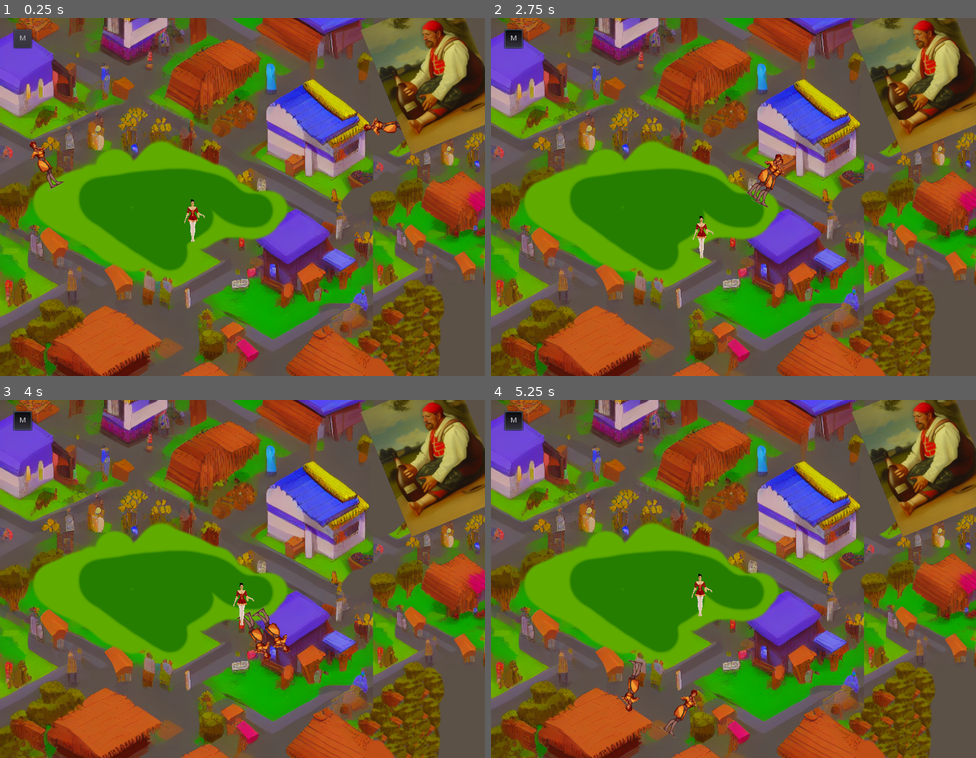
Above: before the commit, frames 1-4 (two rows, left to right).
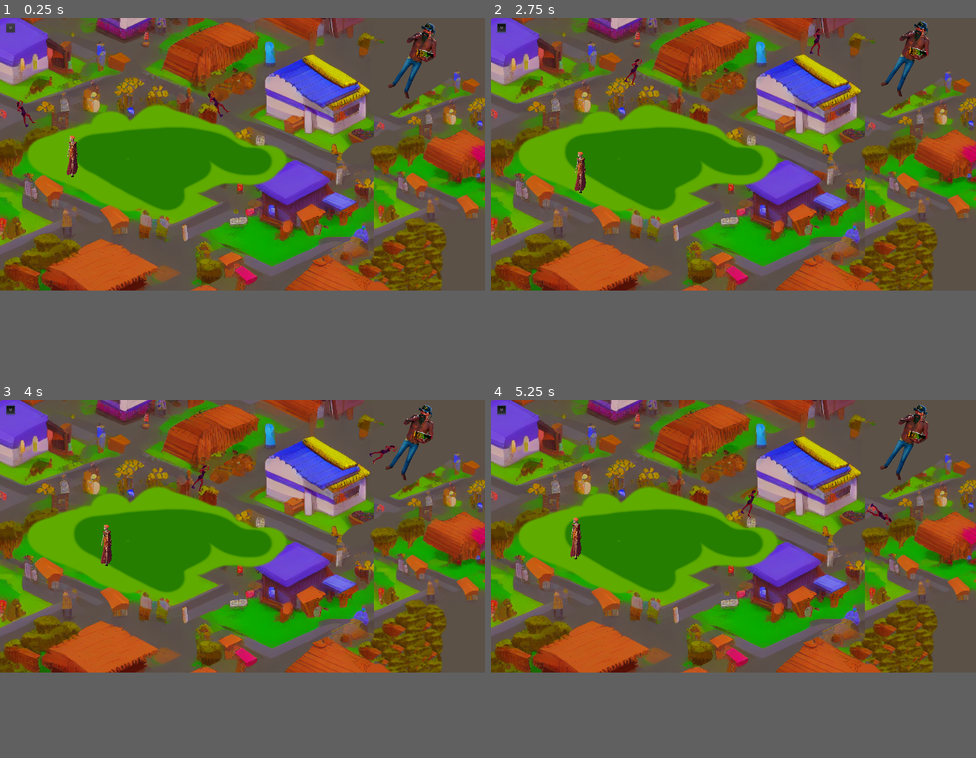
Above: after the commit, the same moments.

Repository: idoadler/LaDiablesse
Game: Godot game, scene res://Main.tscn
Two runs of this game, one before a commit and one after it. Both use one fixed random seed, a clock stepped at 60 frames per second and the inputs below. Sound files missing from this copy of the repository are replaced by a short silence.
Inputs:
- Up to frame 1 (0.25 s): no input
- Up to frame 2 (2.75 s): click "M" at 0.5 s; hold Right (ui_right) 1.28-2.03 s; hold Down (ui_down) from 2.03 s (still down)
- Up to frame 3 (4 s): release Down (ui_down) at 2.78 s; hold Right (ui_right) 2.78-3.53 s; hold Up (ui_up) from 3.53 s (still down)
- Up to frame 4 (5.25 s): release Up (ui_up) at 4.28 s; hold Left (ui_left) from 4.28 s (still down)
In our replay, the window is 800x591 before the commit and 800x450 after it. These sizes can differ from the game's own. Grey fills any space a smaller window leaves; there, only what the larger window draws over its background counts as a difference.

The runs differ from the first frame. In frame 1, 84% of the frame differs, in the area x 0-100%, y 0-100%; in frame 2, 84%; in frame 3, 83%; in frame 4, 84%.

Commit message:
add art

Diff:
--- a/Main.tscn
+++ b/Main.tscn
@@ -9,64 +9,70 @@
 
 [sub_resource type="Curve2D" id=1]
 _data = {
-"points": PoolVector2Array( 0, 0, 0, 0, 39, 301, 0, 0, 0, 0, 251, 185, 0, 0, 0, 0, 328, 201, 0, 0, 0, 0, 496, 293, 0, 0, 0, 0, 632, 358, 0, 0, 0, 0, 480, 467, 0, 0, 0, 0, 381, 538, 0, 0, 0, 0, 339, 576, 0, 0, 0, 0, 443, 648, 0, 0, 0, 0, 558, 629, 0, 0, 0, 0, 738, 523, 0, 0, 0, 0, 793, 494 )
+"points": PoolVector2Array( 0, 0, 0, 0, 39, 301, 0, 0, 0, 0, 456, 82, 0, 0, 0, 0, 786, 220, 0, 0, 0, 0, 1226, 410, 0, 0, 0, 0, 940, 630, 0, 0, 0, 0, 662, 720, 0, 0, 0, 0, 664, 868, 0, 0, 0, 0, 936, 974, 0, 0, 0, 0, 1100, 892, 0, 0, 0, 0, 1256, 788, 0, 0, 0, 0, 1372, 756, 0, 0, 0, 0, 1724, 640 )
 }
 
 [sub_resource type="Curve2D" id=2]
 _data = {
-"points": PoolVector2Array( 0, 0, 0, 0, 728, 272, 0, 0, 0, 0, 726, 188, 0, 0, 0, 0, 606, 98, 0, 0, 0, 0, 517, 136, 0, 0, 0, 0, 486, 171, 0, 0, 0, 0, 459, 279, 0, 0, 0, 0, 591, 373, 0, 0, 0, 0, 561, 420, 0, 0, 0, 0, 463, 472, 0, 0, 0, 0, 397, 528, 0, 0, 0, 0, 305, 569, 0, 0, 0, 0, 200, 550, 0, 0, 0, 0, 110, 470, 0, 0, 0, 0, 33, 420 )
+"points": PoolVector2Array( 0, 0, 0, 0, 826, 408, 0, 0, 0, 0, 969, 302, 0, 0, 0, 0, 1080, 176, 0, 0, 0, 0, 1226, 128, 0, 0, 0, 0, 1448, 171, 0, 0, 0, 0, 1554, 385, 0, 0, 0, 0, 1383, 637, 0, 0, 0, 0, 1015, 710, 0, 0, 0, 0, 866, 710, 0, 0, 0, 0, 919, 763, 0, 0, 0, 0, 702, 932, 0, 0, 0, 0, 367, 849, 0, 0, 0, 0, 138, 751, 0, 0, 0, 0, 33, 420 )
 }
 
 [node name="Node2D" type="Node2D"]
 
 [node name="Sprite" type="Sprite" parent="."]
-position = Vector2( 468.667, 345 )
-scale = Vector2( 1.17667, 1.17667 )
+position = Vector2( 973, 533 )
+scale = Vector2( 2.5, 2 )
 texture = ExtResource( 1 )
 
 [node name="StaticBody2D" type="StaticBody2D" parent="Sprite"]
 
 [node name="CollisionPolygon2D" type="CollisionPolygon2D" parent="Sprite/StaticBody2D"]
-polygon = PoolVector2Array( -393.2, -277.053, 377.619, -282.152, 370.82, 276.203, -390.651, 278.753, -393.2, -277.053, -427.195, -277.053, -421.246, 326.345, 448.157, 305.098, 421.812, -325.495, -436.543, -322.945, -427.195, -277.053 )
+polygon = PoolVector2Array( -382.4, -262.5, 369.2, -261.5, 369.2, 268, -387.2, 271, -386.8, -262.5, -427.195, -277.053, -421.246, 326.345, 448.157, 305.098, 421.812, -325.495, -436.543, -322.945, -427.195, -277.053 )
+
+[node name="Node2D" type="Node2D" parent="."]
+position = Vector2( 1630, 186 )
+rotation = 0.515589
+
+[node name="Target" parent="Node2D" instance=ExtResource( 3 )]
+position = Vector2( 0, 0 )
+scale = Vector2( 0.5, 0.5 )
 
 [node name="Path2D" type="Path2D" parent="."]
+position = Vector2( 27, 125 )
 curve = SubResource( 1 )
 
 [node name="MovingObstacle" parent="Path2D" instance=ExtResource( 2 )]
+rotation = -0.483585
 
 [node name="Path2D2" type="Path2D" parent="."]
 position = Vector2( 11, -16 )
 curve = SubResource( 2 )
 
 [node name="MovingObstacle" parent="Path2D2" instance=ExtResource( 2 )]
-position = Vector2( 728, 272 )
-rotation = -1.5946
-
-[node name="Target" parent="." instance=ExtResource( 3 )]
-position = Vector2( 821, 105 )
-rotation = -0.388459
-scale = Vector2( 0.5, 0.5 )
+position = Vector2( 826, 408 )
+rotation = -0.637876
 
 [node name="Woods" type="Area2D" parent="."]
 script = ExtResource( 5 )
 
 [node name="CollisionPolygon2D" type="CollisionPolygon2D" parent="Woods"]
-position = Vector2( 255, 271 )
+position = Vector2( 525.761, 387.867 )
+scale = Vector2( 1.94421, 1.91425 )
 polygon = PoolVector2Array( 44, -30, 185, 44, 270, 74, 235, 134, 176, 128, 118, 162, 138, 194, 87, 225, -10, 214, -178, 104, -169, 55, -89, 19, -58, 20, -51, -4, -25, -11, -6, 2, 27, -13 )
 
 [node name="Diablesse" parent="." instance=ExtResource( 4 )]
-position = Vector2( 369, 385 )
+position = Vector2( 287, 613 )
 
 [node name="Music" type="Node" parent="."]
 script = ExtResource( 6 )
 
-[node name="Ambience" type="AudioStreamPlayer2D" parent="Music"]
+[node name="Ambience" type="AudioStreamPlayer" parent="Music"]
 
-[node name="Grass" type="AudioStreamPlayer2D" parent="Music"]
+[node name="Grass" type="AudioStreamPlayer" parent="Music"]
 
-[node name="Road" type="AudioStreamPlayer2D" parent="Music"]
+[node name="Road" type="AudioStreamPlayer" parent="Music"]
 
-[node name="SFX" type="AudioStreamPlayer2D" parent="Music"]
+[node name="SFX" type="AudioStreamPlayer" parent="Music"]
 
 [node name="Button" type="Button" parent="Music"]
 margin_left = 25.0
--- a/Music.gd
+++ b/Music.gd
@@ -70,12 +70,10 @@
 		music_position = 0
 
 func set_master_volume(value):
-	print("volue: " + str(value))
 	AudioServer.set_bus_volume_db(AudioServer.get_bus_index("Master"), linear2db(value))
 
 
 func set_pause(button_pressed):
-	print("pause: " + str(button_pressed))
 	if button_pressed:
 		paused = true
 		music_position = ambience_player.get_playback_position()
@@ -91,11 +89,10 @@
 			road_player.play(music_position)
 
 func set_road_volume(value):
-	road_player.volume_db = linear2db(value)
+	road_player.volume_db = linear2db(clamp(value,0,1))
 
 func play_step():
 	if sfx_player.playing:
-		print("still playing, cancelled")
 		return
 	sfx_player.pitch_scale = rng.randf_range(0.5,2)
 	if on_grass:
--- a/diablesse.gd
+++ b/diablesse.gd
@@ -22,7 +22,7 @@
 	move_and_slide(velocity)
 	if velocity.length() > 1:
 		step_time += delta
-		if step_time > 30 / velocity.length():
+		if step_time > 50 / velocity.length():
 			music.play_step()
 			step_time = 0
 	else:
@@ -31,6 +31,6 @@
 func set_area(woods:bool):
 	music.on_grass = woods
 	if woods:
-		speed_modifier = 0.3
+		speed_modifier = 0.6
 	else:
 		speed_modifier = 1
--- a/diablesse.tscn
+++ b/diablesse.tscn
@@ -1,7 +1,7 @@
 [gd_scene load_steps=4 format=2]
 
 [ext_resource path="res://Diablesse.gd" type="Script" id=1]
-[ext_resource path="res://assets/demon.png" type="Texture" id=2]
+[ext_resource path="res://assets/LaDiablesse.png" type="Texture" id=2]
 
 [sub_resource type="CapsuleShape2D" id=1]
 radius = 7.0
@@ -11,9 +11,9 @@
 script = ExtResource( 1 )
 
 [node name="Sprite" type="Sprite" parent="."]
-scale = Vector2( 0.2, 0.2 )
+position = Vector2( 3, -61 )
+scale = Vector2( 0.1, 0.1 )
 texture = ExtResource( 2 )
 
 [node name="CollisionShape2D" type="CollisionShape2D" parent="."]
-position = Vector2( -4, 21 )
 shape = SubResource( 1 )
--- a/obstacle.tscn
+++ b/obstacle.tscn
@@ -1,23 +1,22 @@
 [gd_scene load_steps=4 format=2]
 
 [ext_resource path="res://Obstacle.gd" type="Script" id=1]
-[ext_resource path="res://assets/obstacle.png" type="Texture" id=2]
+[ext_resource path="res://assets/woman_1.png" type="Texture" id=2]
 
 [sub_resource type="CapsuleShape2D" id=1]
 height = 29.1598
 
 [node name="MovingObstacle" type="PathFollow2D"]
 position = Vector2( 39, 301 )
-rotation = -0.500674
 loop = false
 script = ExtResource( 1 )
 
 [node name="Sprite" type="Sprite" parent="."]
-scale = Vector2( 0.2, 0.2 )
+position = Vector2( 2, -30 )
+scale = Vector2( 0.1, 0.1 )
 texture = ExtResource( 2 )
 
 [node name="KinematicBody2D" type="KinematicBody2D" parent="."]
 
 [node name="CollisionShape2D" type="CollisionShape2D" parent="KinematicBody2D"]
-position = Vector2( -1.78779, 24.0999 )
 shape = SubResource( 1 )
--- a/project.godot
+++ b/project.godot
@@ -38,8 +38,8 @@
 
 [display]
 
-window/size/width=920
-window/size/height=680
+window/size/width=1920
+window/size/height=1080
 window/stretch/mode="2d"
 window/stretch/aspect="keep"
 
--- a/target.tscn
+++ b/target.tscn
@@ -1,21 +1,43 @@
-[gd_scene load_steps=4 format=2]
+[gd_scene load_steps=5 format=2]
 
 [ext_resource path="res://Target.gd" type="Script" id=1]
-[ext_resource path="res://assets/drunk.png" type="Texture" id=2]
+[ext_resource path="res://assets/drunk2.png" type="Texture" id=2]
 
 [sub_resource type="RectangleShape2D" id=1]
-extents = Vector2( 189.5, 256 )
+extents = Vector2( 71, 154 )
+
+[sub_resource type="Animation" id=2]
+resource_name = "target"
+length = 2.0
+loop = true
+tracks/0/type = "value"
+tracks/0/path = NodePath(".:position")
+tracks/0/interp = 1
+tracks/0/loop_wrap = true
+tracks/0/imported = false
+tracks/0/enabled = true
+tracks/0/keys = {
+"times": PoolRealArray( 0, 0.5, 1, 1.5, 2 ),
+"transitions": PoolRealArray( 1, 1, 1, 1, 1 ),
+"update": 0,
+"values": [ Vector2( 0, 0 ), Vector2( 20, -10 ), Vector2( 5, -20 ), Vector2( 20, 5 ), Vector2( 0, 0 ) ]
+}
 
 [node name="Target" type="Area2D"]
-position = Vector2( 739, 256 )
+position = Vector2( 10.9463, -10.0895 )
 script = ExtResource( 1 )
 
 [node name="CollisionShape2D" type="CollisionShape2D" parent="."]
-position = Vector2( -0.5, -1 )
+position = Vector2( -18, 102 )
 shape = SubResource( 1 )
 
 [node name="Sprite" type="Sprite" parent="."]
-scale = Vector2( 1, 1 )
+position = Vector2( -19, -52 )
+scale = Vector2( 0.6, 0.6 )
 texture = ExtResource( 2 )
 
+[node name="AnimationPlayer" type="AnimationPlayer" parent="."]
+autoplay = "target"
+anims/target = SubResource( 2 )
+
 [connection signal="body_entered" from="." to="." method="_on_Target_body_entered"]
Binary file added: assets/LaDiablesse.png
Not shown, added: assets/LaDiablesse.png.import
Binary file added: assets/drunk2.png
Not shown, added: assets/drunk2.png.import
Binary file added: assets/main_menu.png
Not shown, added: assets/main_menu.png.import
Binary file added: assets/man_1.png
Not shown, added: assets/man_1.png.import
Binary file added: assets/man_2.png
Not shown, added: assets/man_2.png.import
Binary file added: assets/man_3.png
Not shown, added: assets/man_3.png.import
(and 14 more such lines)
